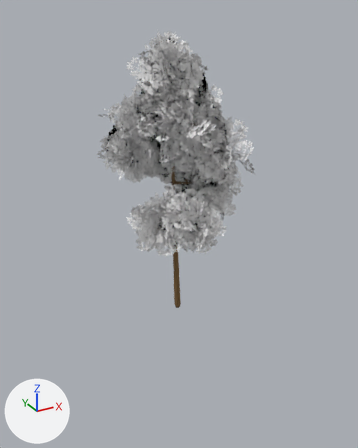
The FBX model FBX/Trees_01.fbx: old version first, new version second.
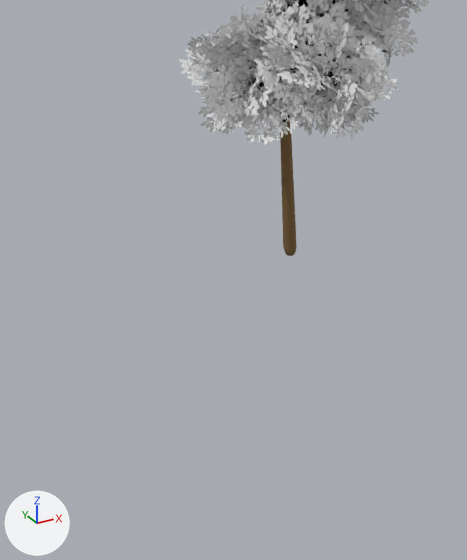
Old and new are each drawn whole from a camera (50 mm lens) standing at (-39.8, -72.9, 51.8) and looking at (1.9, 2.9, 13.8) and again close up on the part from 12% to 72% of the width and 42% to 100% of the height. Every picture has the same lights, and +X, +Y and +Z are marked at lower left.
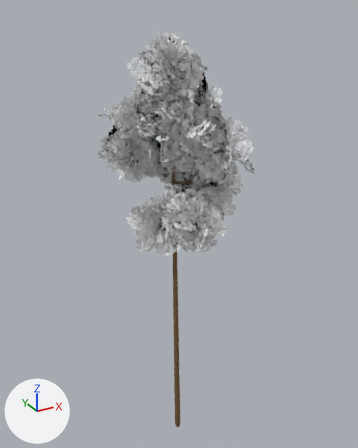
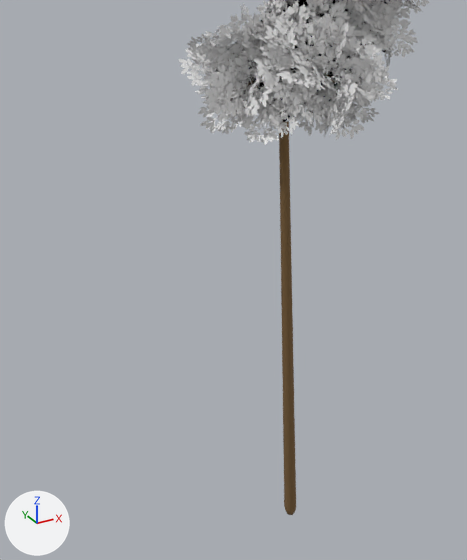
The newer file is also rescaled (x0.371), turned or shifted as a whole; pictures and numbers use the older file's frame.

What differs and where, as boxes [x1, y1, x2, y2] in the close-ups (467 x 560 px; the box of a moved part takes in the faces that stretch with it):
```json
{"object": "Cube", "change": "reshaped", "before": [179, 0, 429, 256], "after": [179, 0, 429, 515]}
{"part": 1, "of": "me_cube_002", "change": "moved or reshaped", "before": [280, 120, 297, 256], "after": [279, 120, 296, 515]}
```

The change, as JSON lines over the scene's bpy script:
```json
{"block": "me_cube_002", "where": "me_cube_002.from_pydata(...)  # 11555 vertices, 6473 faces; spans x -14.2..13.4, y -14.3..16.9, z -2.6..49.8"}
{"block": "me_cube_002", "where": "# used by ob_cube; location = (0.0, 0.0, 0.0)"}
{"block": "me_cube_002", "change": "me_cube_002 part 1: all 17 vertices in x -0.6..0.5, y -0.6..0.6, z -2.6..-1.6 are moved by (0.0, 0.0, -31.1)"}
```
